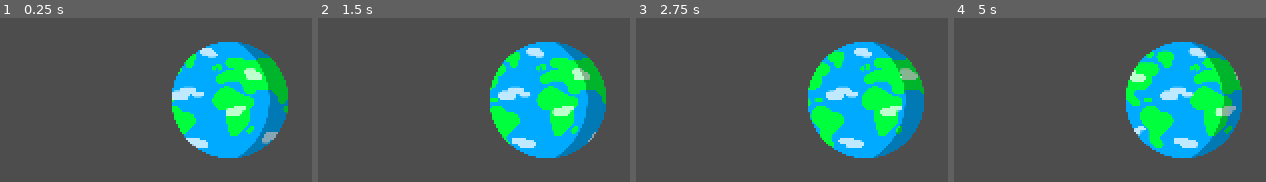
Above: before the commit, frames 1-4 (left to right).
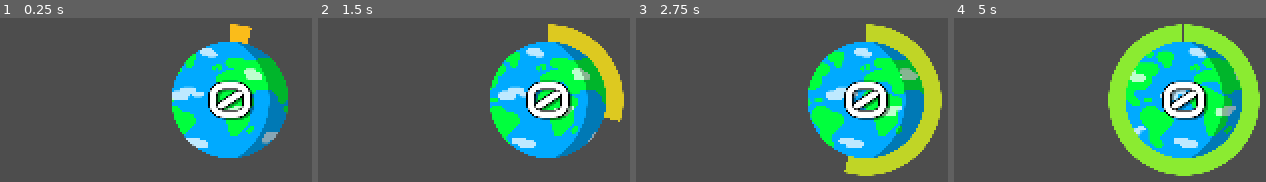
Above: after the commit, the same moments.

Repository: Andreas-R/GmtkJam2025
Game: Godot game, scene res://Scenes/_Slingshot.tscn
The game is run twice, just before and just after one commit, with the same random seed, the same clock (stepped at 60 frames per second) and the same inputs. This scene is started directly instead of the project's main scene.
Inputs (mouse positions are in pixels of both pictures, inside the frame that each line leads up to):
- Up to frame 1 (0.25 s): no input
- Up to frame 2 (1.5 s): click (548, 100) at 0.67 s; move the mouse to (386, 129) at 1.27 s; click (386, 129) at 1.42 s
- Up to frame 3 (2.75 s): move the mouse to (outside the picture) at 2.02 s; click (outside the picture) at 2.17 s
- Up to frame 4 (5 s): move the mouse to (outside the picture) at 2.77 s; click (outside the picture) at 2.92 s; move the mouse to (outside the picture) at 3.52 s; click (outside the picture) at 3.67 s; move the mouse to (outside the picture) at 4.27 s; click (outside the picture) at 4.42 s

The runs differ from the first frame. In frame 1, 3.5% of the frame differs, in the area x 66-82%, y 3-63%; in frame 2, 7.1%; in frame 3, 11%; in frame 4, 17%, in the area x 49-99%, y 3-97%.

Commit message:
satellite counter

Diff:
--- a/gmtkjam2025/Prefabs/Earth.tscn
+++ b/gmtkjam2025/Prefabs/Earth.tscn
@@ -12,6 +12,7 @@
 [ext_resource type="Texture2D" uid="uid://cfu64xk4wnspb" path="res://Sprites/crosshair.png" id="6_2q7co"]
 [ext_resource type="Texture2D" uid="uid://cdkatodw1jxuc" path="res://Sprites/progress_circle.png" id="11_2q7co"]
 [ext_resource type="Script" uid="uid://8gmkrexj5v0q" path="res://Scripts/Earth/SatelliteCounter.gd" id="12_x2cgl"]
+[ext_resource type="FontFile" uid="uid://cnol65dwh80k5" path="res://Fonts/Audiowide-Regular.ttf" id="13_gt7t3"]
 
 [sub_resource type="CircleShape2D" id="CircleShape2D_hanxx"]
 radius = 256.0
@@ -63,6 +64,7 @@
 shape = SubResource("CircleShape2D_hanxx")
 
 [node name="Slingshot" type="Node2D" parent="."]
+z_index = 2
 script = ExtResource("3_jb6s3")
 
 [node name="Pivot" type="Node2D" parent="Slingshot"]
@@ -99,8 +101,13 @@
 visible = false
 texture = ExtResource("6_2q7co")
 
-[node name="SatelliteCounter" type="TextureProgressBar" parent="."]
-z_index = -10
+[node name="SatelliteCounter" type="Node2D" parent="."]
+script = ExtResource("12_x2cgl")
+color1 = Color(1, 0.73, 0.1, 1)
+color2 = Color(0.544487, 0.92, 0.1932, 1)
+
+[node name="Progress" type="TextureProgressBar" parent="SatelliteCounter"]
+z_index = -1
 anchors_preset = 8
 anchor_left = 0.5
 anchor_top = 0.5
@@ -112,9 +119,35 @@
 offset_bottom = 320.0
 grow_horizontal = 2
 grow_vertical = 2
+step = 0.1
 fill_mode = 4
 texture_progress = ExtResource("11_2q7co")
-script = ExtResource("12_x2cgl")
+
+[node name="Timer" type="Timer" parent="SatelliteCounter"]
+
+[node name="Counter" type="Label" parent="SatelliteCounter"]
+z_index = 1
+anchors_preset = 8
+anchor_left = 0.5
+anchor_top = 0.5
+anchor_right = 0.5
+anchor_bottom = 0.5
+offset_left = -77.5
+offset_top = -128.0
+offset_right = 77.5
+offset_bottom = 128.0
+grow_horizontal = 2
+grow_vertical = 2
+theme_override_colors/font_shadow_color = Color(0, 0, 0, 0.392157)
+theme_override_constants/shadow_offset_x = 15
+theme_override_constants/shadow_offset_y = 8
+theme_override_constants/outline_size = 20
+theme_override_fonts/font = ExtResource("13_gt7t3")
+theme_override_font_sizes/font_size = 200
+text = "4"
+horizontal_alignment = 1
+vertical_alignment = 1
 
 [connection signal="mouse_entered" from="Area2D" to="." method="on_area_2d_mouse_entered"]
 [connection signal="mouse_exited" from="Area2D" to="." method="on_area_2d_mouse_exited"]
+[connection signal="timeout" from="SatelliteCounter/Timer" to="SatelliteCounter" method="on_timer_timeout"]
--- a/gmtkjam2025/Scripts/Earth/SatelliteCounter.gd
+++ b/gmtkjam2025/Scripts/Earth/SatelliteCounter.gd
@@ -1,10 +1,48 @@
 class_name SatelliteCounter
 
-extends TextureProgressBar
+extends Node2D
+
+@export var color1: Color = Color.RED
+@export var color2: Color = Color.GREEN
 
 @onready var timer: Timer = $Timer
+@onready var counterLabel: Label = $Counter
+@onready var progress: TextureProgressBar = $Progress
 
+var satelliteCount: int = 0;
 var spawnTime: float = 5;
+var wobble_tween: Tween
 
 func _ready() -> void:
-    pass
+    update_counter()
+    start_timer(spawnTime)
+
+func _process(_delta: float):
+    var t := (timer.wait_time - timer.time_left) / timer.wait_time
+    progress.value = t * 100
+    progress.modulate = lerp(color1, color2, t)
+
+func start_timer(wait_time: float):
+    timer.start(wait_time)
+
+func on_timer_timeout() -> void:
+    satelliteCount += 1
+    update_counter()
+    wobble()
+    start_timer(spawnTime)
+
+func wobble():
+    if wobble_tween != null:
+        wobble_tween.kill()
+    wobble_tween = create_tween().set_ease(Tween.EASE_IN_OUT)
+
+    wobble_tween.tween_property(self, "scale", Vector2(1.5, 1.5), 0.1)
+    wobble_tween.tween_property(self, "scale", Vector2(0.75, 0.75), 0.1)
+    wobble_tween.tween_property(self, "scale", Vector2(1, 1), 0.1)
+
+func update_counter():
+    counterLabel.text = str(satelliteCount)
+
+func decreate_counter():
+    satelliteCount -= 1
+    counterLabel.text = str(satelliteCount)
--- a/gmtkjam2025/Scripts/Earth/Slingshot.gd
+++ b/gmtkjam2025/Scripts/Earth/Slingshot.gd
@@ -21,6 +21,7 @@
 @onready var band_1_end: Node2D = $Pivot/Saddle/Band1End
 @onready var band_2_end: Node2D = $Pivot/Saddle/Band2End
 @onready var crosshair: Node2D = $Crosshair
+@onready var satelliteCounter: SatelliteCounter = get_parent().find_child("SatelliteCounter")
 
 var state: SlingshotState = SlingshotState.IDLE
 
@@ -96,6 +97,8 @@
 func start_shooting():
     state = SlingshotState.SHOOTING
 
+    satelliteCounter.decreate_counter()
+
     target_saddle_pos = saddle.position * -0.75
 
     if shoot_tween != null:
@@ -127,7 +130,7 @@
         var mouse_event := event as InputEventMouseButton
 
         if mouse_event.button_index == MOUSE_BUTTON_LEFT:
-            if mouse_event.pressed && state == SlingshotState.IDLE && earth.hovered:
+            if mouse_event.pressed && state == SlingshotState.IDLE && earth.hovered && satelliteCounter.satelliteCount > 0:
                 start_charging()
             elif !mouse_event.pressed && state == SlingshotState.CHARGING:
                 start_shooting()
Binary file added: gmtkjam2025/Fonts/Audiowide-Regular.ttf
Not shown, added: gmtkjam2025/Fonts/Audiowide-Regular.ttf.import
Not shown: 1 places in gmtkjam2025/Prefabs/Earth.tscn that only renumber resources
